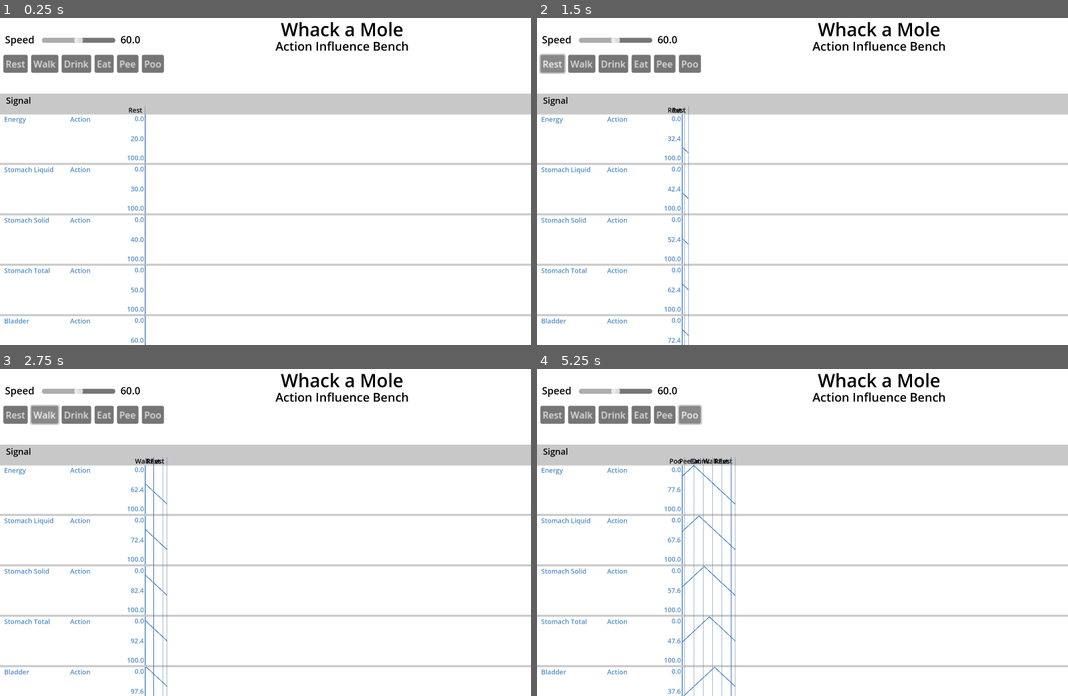
Above: before the commit, frames 1-4 (two rows, left to right).
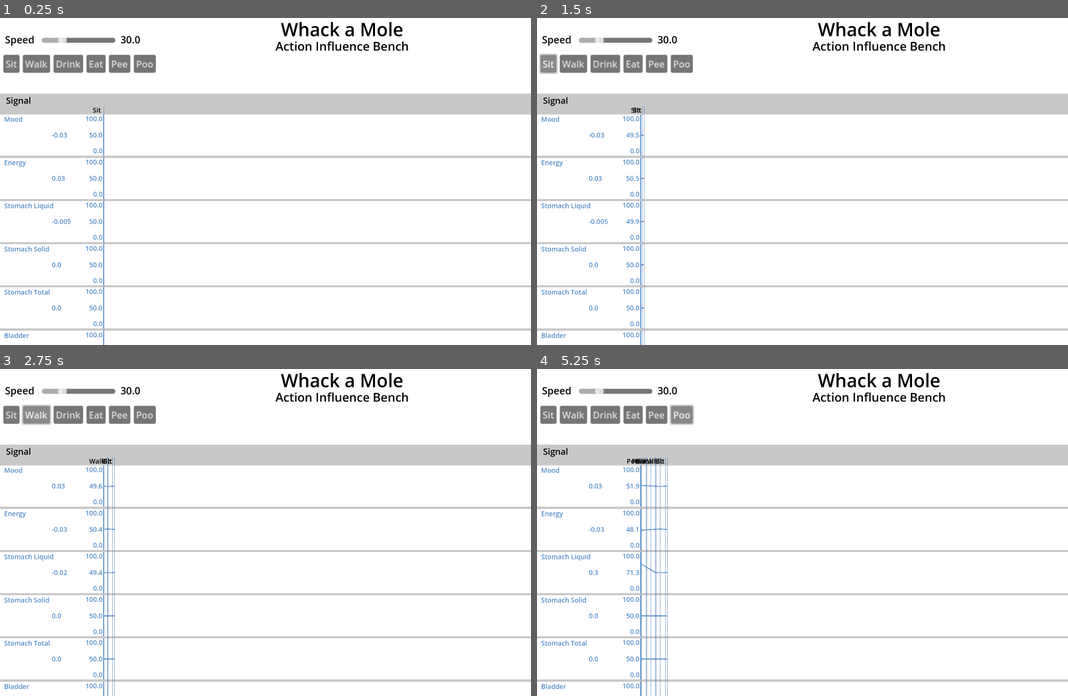
Above: after the commit, the same moments.

Repository: steampunkmind/mitw-action-influence-bench
Game: Godot game, scene res://bench.tscn
The game is run twice, just before and just after one commit, with the same random seed, the same clock (stepped at 60 frames per second) and the same inputs.
Inputs (mouse positions are in pixels of both pictures, inside the frame that each line leads up to):
- Up to frame 1 (0.25 s): no input
- Up to frame 2 (1.5 s): click (552, 63) at 0.5 s, where only the run before the commit has a clickable "Rest"; click (547, 63) at 1.25 s, where only the run after the commit has a clickable "Sit"
- Up to frame 3 (2.75 s): click "Walk" at 2 s
- Up to frame 4 (5.25 s): click "Drink" at 2.75 s; click "Eat" at 3.5 s; click "Pee" at 4.25 s; click "Poo" at 5 s

The runs differ from the first frame. In frame 1, 9.4% of the frame differs, in the area x 0-100%, y 5-100%; in frame 2, 9.7%; in frame 3, 10%; in frame 4, 11%.

Commit message:
Adds signal influence

Diff:
--- a/bench.tscn
+++ b/bench.tscn
@@ -20,7 +20,7 @@
 offset_right = 3300.0
 offset_bottom = 1950.0
 script = ExtResource("1_3f1fh")
-frame_rate = 60.0
+frame_rate = 30.0
 
 [node name="Header" type="Label" parent="."]
 layout_mode = 0
@@ -70,6 +70,52 @@
 text = "0"
 label_settings = SubResource("LabelSettings_a5qnj")
 
+[node name="SignalGraph" parent="." instance=ExtResource("2_yj3it")]
+layout_mode = 0
+anchors_preset = 0
+anchor_top = 0.0
+anchor_bottom = 0.0
+offset_top = 388.0
+offset_bottom = 1948.0
+grow_vertical = 1
+color = Color(0.784314, 0.784314, 0.784314, 1)
+signal_array_dicts = Array[Dictionary]([{
+"max": 100.0,
+"min": 0.0,
+"name": "Mood",
+"value": 50.0
+}, {
+"max": 100.0,
+"min": 0.0,
+"name": "Energy",
+"value": 50.0
+}, {
+"max": 100.0,
+"min": 0.0,
+"name": "Stomach Liquid",
+"value": 50.0
+}, {
+"max": 100.0,
+"min": 0.0,
+"name": "Stomach Solid",
+"value": 50.0
+}, {
+"max": 100.0,
+"min": 0.0,
+"name": "Stomach Total",
+"value": 50.0
+}, {
+"max": 100.0,
+"min": 0.0,
+"name": "Bladder",
+"value": 50.0
+}, {
+"max": 100.0,
+"min": 0.0,
+"name": "Bowels",
+"value": 70.0
+}])
+
 [node name="ActionButtons" type="ColorRect" parent="." node_paths=PackedStringArray("action_button_template")]
 layout_mode = 0
 offset_top = 184.0
@@ -77,11 +123,23 @@
 offset_bottom = 384.0
 script = ExtResource("2_a5qnj")
 action_array = Array[Dictionary]([{
-"Energy": 1.0,
-"name": "Rest"
+"influences": {
+"Energy": 0.03,
+"Mood": -0.03,
+"Stomach Liquid": -0.005
+},
+"name": "Sit"
 }, {
+"influences": {
+"Energy": -0.03,
+"Mood": 0.03,
+"Stomach Liquid": -0.02
+},
 "name": "Walk"
 }, {
+"influences": {
+"Stomach Liquid": 0.3
+},
 "name": "Drink"
 }, {
 "name": "Eat"
@@ -101,16 +159,6 @@
 scale = Vector2(2.8, 2.8)
 text = "Action"
 
-[node name="SignalGraph" parent="." instance=ExtResource("2_yj3it")]
-layout_mode = 0
-anchors_preset = 0
-anchor_top = 0.0
-anchor_bottom = 0.0
-offset_top = 388.0
-offset_bottom = 1948.0
-grow_vertical = 1
-color = Color(0.784314, 0.784314, 0.784314, 1)
-
 [node name="Timer" type="Timer" parent="."]
 autostart = true
 
--- a/signal_graph.gd
+++ b/signal_graph.gd
@@ -7,6 +7,7 @@
 var name_line_offset: float
 var action_names: Array[Control]
 var action_lines: Array[Node2D]
+var signal_graph_rows: Array[SignalGraphRow]
 
 
 # Called when the node enters the scene tree for the first time.
@@ -20,6 +21,7 @@
 	var row_location = header_margin
 	for signal_dict: Dictionary in signal_array_dicts:
 		var row = signal_graph_row_template.instantiate()
+		row.set_name(signal_dict.name)
 		row.set_row_location(row_location)
 		row.set_signal_name(signal_dict.name)
 		row.set_signal_min(signal_dict.min)
@@ -27,6 +29,7 @@
 		row.set_signal_value(signal_dict.value)
 		row.size.y = row_size - row_margin
 		add_child(row)
+		signal_graph_rows.append(row)
 		row_location = row_location + row_size
 
 
@@ -54,9 +57,8 @@
 		remove_child(action_names.get(action_names.size() - 1))
 		remove_child(action_lines.get(action_lines.size() - 1))
 
-	for child in get_children():
-		if (is_instance_of(child, SignalGraphRow)):
-			child.add_frame_to_graph()
+	for row in signal_graph_rows:
+		row.add_frame_to_graph()
 
 
 func set_action(dict: Dictionary) -> void:
@@ -70,3 +72,11 @@
 	new_action_line.visible = true
 	add_child(new_action_line)
 	action_lines.insert(0, new_action_line)
+
+	# Set influences
+	var influences = dict.get("influences")
+	if (influences != null):
+		for row in signal_graph_rows:
+			var influence = influences.get(row.name)
+			if (influence != null):
+				row.set_influence(influence)
--- a/signal_graph.tscn
+++ b/signal_graph.tscn
@@ -65,9 +65,9 @@
 
 [node name="ActionNameTemplate" type="Label" parent="."]
 layout_mode = 0
-offset_left = 286.0
+offset_left = 86.0
 offset_top = 56.0
-offset_right = 686.0
+offset_right = 486.0
 offset_bottom = 101.0
 text = "Action"
 label_settings = SubResource("LabelSettings_lqfjh")
@@ -75,7 +75,7 @@
 
 [node name="ActionLineTemplate" type="Line2D" parent="."]
 z_index = 1000
-position = Vector2(700, 60)
+position = Vector2(500, 60)
 points = PackedVector2Array(0, 0, 0, 1500)
 width = 2.0
 default_color = Color(0.313726, 0.470588, 0.705882, 1)
--- a/signal_graph_row.gd
+++ b/signal_graph_row.gd
@@ -4,13 +4,13 @@
 var signal_min
 var signal_max
 var signal_value
-var signal_change_value = 0.4 #TEMP FOR TESTING
-
+var signal_influence = 0
 
 # Called when the node enters the scene tree for the first time.
 func _ready() -> void:
 	$SignalValue.position.y = (size.y/2) - ($SignalValue.size.y/2)
-	$SignalMax.position.y = size.y - $SignalValue.size.y
+	$ActionValue.position.y = (size.y/2) - ($ActionValue.size.y/2)
+	$SignalMin.position.y = size.y - $SignalValue.size.y
 
 	var point = $StartLine.get_point_position(1)
 	point.y = size.y
@@ -70,15 +70,19 @@
 	point.y = signal_value_y()
 	line.add_point(point)
 
+func set_influence(value: float):
+	$ActionValue.text = str(value)
+	signal_influence = value
+
 
 # Utils
 func update_signal_change_value() -> void:
-	#TEMP TO CREATE CHANGING POINT
-	if (signal_value < signal_min):
-		signal_change_value = +.4
-	elif (signal_value > signal_max):
-		signal_change_value = -.4
-	set_signal_value(signal_value + signal_change_value)
+	var new_signal_value = signal_value + signal_influence
+	if (new_signal_value < signal_min):
+		new_signal_value = signal_min
+	elif (new_signal_value > signal_max):
+		new_signal_value = signal_max
+	set_signal_value(new_signal_value)
 
 
 func signal_value_y() -> float:
--- a/signal_graph_row.tscn
+++ b/signal_graph_row.tscn
@@ -20,20 +20,20 @@
 label_settings = SubResource("LabelSettings_hncfd")
 
 [node name="SignalMin" type="Label" parent="."]
-layout_mode = 0
-offset_left = 580.0
-offset_top = -3.0
-offset_right = 694.0
-offset_bottom = 44.0
+layout_mode = 1
+offset_left = 380.0
+offset_top = 57.0
+offset_right = 494.0
+offset_bottom = 104.0
 text = "Min"
 label_settings = SubResource("LabelSettings_hncfd")
 horizontal_alignment = 2
 
 [node name="SignalValue" type="Label" parent="."]
 layout_mode = 0
-offset_left = 580.0
+offset_left = 380.0
 offset_top = 27.0
-offset_right = 694.0
+offset_right = 494.0
 offset_bottom = 74.0
 text = "Value"
 label_settings = SubResource("LabelSettings_hncfd")
@@ -41,28 +41,29 @@
 
 [node name="SignalMax" type="Label" parent="."]
 layout_mode = 0
-offset_left = 580.0
-offset_top = 57.0
-offset_right = 694.0
-offset_bottom = 104.0
+offset_left = 380.0
+offset_top = -3.0
+offset_right = 494.0
+offset_bottom = 44.0
 text = "Max"
 label_settings = SubResource("LabelSettings_hncfd")
 horizontal_alignment = 2
 
 [node name="ActionValue" type="Label" parent="."]
 layout_mode = 0
-offset_left = 338.0
-offset_right = 535.0
-offset_bottom = 88.0
-text = "Action"
+offset_left = 250.0
+offset_top = 27.0
+offset_right = 364.0
+offset_bottom = 74.0
+text = "0.0"
 label_settings = SubResource("LabelSettings_hncfd")
 
 [node name="StartLine" type="Line2D" parent="."]
-points = PackedVector2Array(700, 0, 700, 100)
+points = PackedVector2Array(500, 0, 500, 100)
 width = 4.0
 default_color = Color(0.313726, 0.54902, 0.784314, 1)
 
 [node name="SignalLine" type="Line2D" parent="."]
-points = PackedVector2Array(700, 50, 700, 50)
+points = PackedVector2Array(500, 50, 500, 50)
 width = 4.0
 default_color = Color(0.313726, 0.54902, 0.784314, 1)
